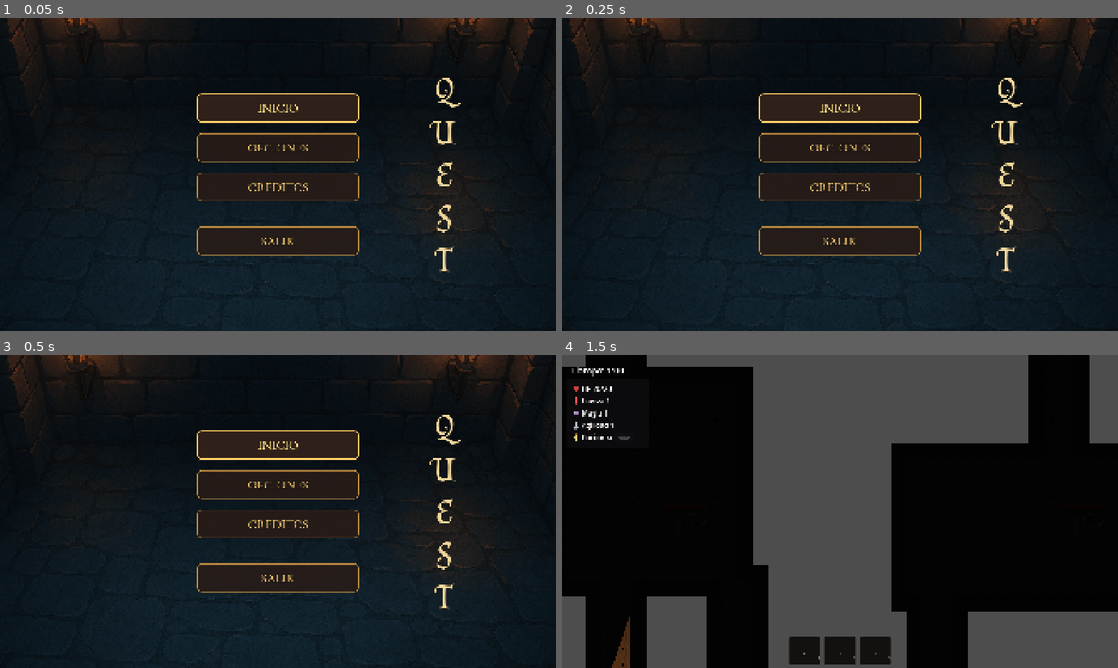
Above: before the commit, frames 1-4 (two rows, left to right).
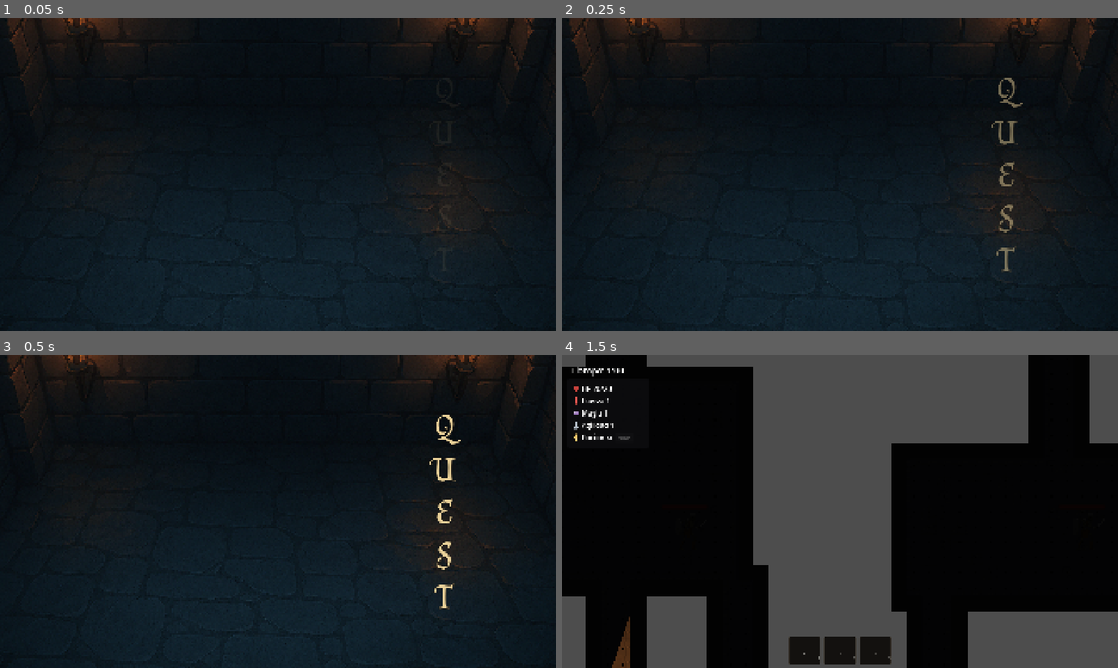
Above: after the commit, the same moments.

Repository: fedemuntaabski/Quest
Game: Godot game, scene res://scenes/MainMenu.tscn
Two runs of this game, one before a commit and one after it. Both use one fixed random seed, a clock stepped at 60 frames per second and the inputs below.
Inputs (mouse positions are in pixels of both pictures, inside the frame that each line leads up to):
- Up to frame 1 (0.05 s): no input
- Up to frame 2 (0.25 s): no input
- Up to frame 3 (0.5 s): no input
- Up to frame 4 (1.5 s): click (840, 445) at 0.5 s, where only the run before the commit has a clickable "INICIO"; click "RANURA 1 (VACIA)" at 1.25 s

The runs differ from the first frame. In frame 1, 7.9% of the frame differs, in the area x 35-83%, y 19-82%; in frame 2, 7.8%; in frame 3, 7.3%; in frame 4, nothing differs.

Commit message:
cambios a menu principal y splashscreen

Diff:
--- a/project.godot
+++ b/project.godot
@@ -14,8 +14,9 @@
 config/version="1.0"
 run/main_scene="res://scenes/MainMenu.tscn"
 config/features=PackedStringArray("4.6", "GL Compatibility")
-boot_splash/stretch_mode=0
+boot_splash/image="uid://cdg3ntj0dgxe5"
 config/icon="uid://csy67bd45j2vb"
+boot_splash/minimum_display_time=2000
 
 [autoload]
 
--- a/scenes/CardRewardUI.tscn
+++ b/scenes/CardRewardUI.tscn
@@ -52,7 +52,7 @@
 layout_mode = 2
 theme_override_colors/font_color = Color(1, 1, 1, 1)
 theme_override_font_sizes/font_size = 32
-text = "Choose a Card Reward"
+text = "Elegi tu carta"
 horizontal_alignment = 1
 vertical_alignment = 1
 
--- a/scenes/MainMenu.tscn
+++ b/scenes/MainMenu.tscn
@@ -72,6 +72,139 @@
 corner_radius_bottom_right = 16
 corner_radius_bottom_left = 16
 
+[sub_resource type="Animation" id="Animation_mipys"]
+length = 0.001
+tracks/0/type = "value"
+tracks/0/imported = false
+tracks/0/enabled = true
+tracks/0/path = NodePath("TitleCenterContainer/QuestTitle:modulate")
+tracks/0/interp = 1
+tracks/0/loop_wrap = true
+tracks/0/keys = {
+"times": PackedFloat32Array(0),
+"transitions": PackedFloat32Array(1),
+"update": 0,
+"values": [Color(1, 1, 1, 0)]
+}
+tracks/1/type = "value"
+tracks/1/imported = false
+tracks/1/enabled = true
+tracks/1/path = NodePath("CenterContainer/VBoxContainer/StartButton:modulate")
+tracks/1/interp = 1
+tracks/1/loop_wrap = true
+tracks/1/keys = {
+"times": PackedFloat32Array(0),
+"transitions": PackedFloat32Array(1),
+"update": 0,
+"values": [Color(1, 1, 1, 0)]
+}
+tracks/2/type = "value"
+tracks/2/imported = false
+tracks/2/enabled = true
+tracks/2/path = NodePath("CenterContainer/VBoxContainer/OptionsButton:modulate")
+tracks/2/interp = 1
+tracks/2/loop_wrap = true
+tracks/2/keys = {
+"times": PackedFloat32Array(0),
+"transitions": PackedFloat32Array(1),
+"update": 0,
+"values": [Color(1, 1, 1, 0)]
+}
+tracks/3/type = "value"
+tracks/3/imported = false
+tracks/3/enabled = true
+tracks/3/path = NodePath("CenterContainer/VBoxContainer/CreditsButton:modulate")
+tracks/3/interp = 1
+tracks/3/loop_wrap = true
+tracks/3/keys = {
+"times": PackedFloat32Array(0),
+"transitions": PackedFloat32Array(1),
+"update": 0,
+"values": [Color(1, 1, 1, 0)]
+}
+tracks/4/type = "value"
+tracks/4/imported = false
+tracks/4/enabled = true
+tracks/4/path = NodePath("CenterContainer/VBoxContainer/ExitMargin/ExitButton:modulate")
+tracks/4/interp = 1
+tracks/4/loop_wrap = true
+tracks/4/keys = {
+"times": PackedFloat32Array(0),
+"transitions": PackedFloat32Array(1),
+"update": 0,
+"values": [Color(1, 1, 1, 0)]
+}
+
+[sub_resource type="Animation" id="Animation_ucygd"]
+resource_name = "menu_intro"
+length = 1.6
+tracks/0/type = "value"
+tracks/0/imported = false
+tracks/0/enabled = true
+tracks/0/path = NodePath("TitleCenterContainer/QuestTitle:modulate")
+tracks/0/interp = 1
+tracks/0/loop_wrap = true
+tracks/0/keys = {
+"times": PackedFloat32Array(0, 0.5),
+"transitions": PackedFloat32Array(1, 1),
+"update": 0,
+"values": [Color(1, 1, 1, 0), Color(1, 1, 1, 1)]
+}
+tracks/1/type = "value"
+tracks/1/imported = false
+tracks/1/enabled = true
+tracks/1/path = NodePath("CenterContainer/VBoxContainer/StartButton:modulate")
+tracks/1/interp = 1
+tracks/1/loop_wrap = true
+tracks/1/keys = {
+"times": PackedFloat32Array(0.5, 0.8),
+"transitions": PackedFloat32Array(1, 1),
+"update": 0,
+"values": [Color(1, 1, 1, 0), Color(1, 1, 1, 1)]
+}
+tracks/2/type = "value"
+tracks/2/imported = false
+tracks/2/enabled = true
+tracks/2/path = NodePath("CenterContainer/VBoxContainer/OptionsButton:modulate")
+tracks/2/interp = 1
+tracks/2/loop_wrap = true
+tracks/2/keys = {
+"times": PackedFloat32Array(0.7, 1),
+"transitions": PackedFloat32Array(1, 1),
+"update": 0,
+"values": [Color(1, 1, 1, 0), Color(1, 1, 1, 1)]
+}
+tracks/3/type = "value"
+tracks/3/imported = false
+tracks/3/enabled = true
+tracks/3/path = NodePath("CenterContainer/VBoxContainer/CreditsButton:modulate")
+tracks/3/interp = 1
+tracks/3/loop_wrap = true
+tracks/3/keys = {
+"times": PackedFloat32Array(0.9, 1.2),
+"transitions": PackedFloat32Array(1, 1),
+"update": 0,
+"values": [Color(1, 1, 1, 0), Color(1, 1, 1, 1)]
+}
+tracks/4/type = "value"
+tracks/4/imported = false
+tracks/4/enabled = true
+tracks/4/path = NodePath("CenterContainer/VBoxContainer/ExitMargin/ExitButton:modulate")
+tracks/4/interp = 1
+tracks/4/loop_wrap = true
+tracks/4/keys = {
+"times": PackedFloat32Array(1.1, 1.4),
+"transitions": PackedFloat32Array(1, 1),
+"update": 0,
+"values": [Color(1, 1, 1, 0), Color(1, 1, 1, 1)]
+}
+
+[sub_resource type="AnimationLibrary" id="AnimationLibrary_mipys"]
+_data = {
+&"RESET": SubResource("Animation_mipys"),
+&"menu_intro": SubResource("Animation_ucygd")
+}
+
 [node name="MainMenu" type="Control" unique_id=1171593547]
 layout_mode = 3
 anchors_preset = 15
@@ -88,7 +221,8 @@
 stream = ExtResource("6_hover_audio")
 
 [node name="Background" type="TextureRect" parent="." unique_id=1879178658]
-layout_mode = 0
+layout_mode = 1
+anchors_preset = 15
 anchor_right = 1.0
 anchor_bottom = 1.0
 grow_horizontal = 2
@@ -110,6 +244,7 @@
 mouse_filter = 2
 
 [node name="QuestTitle" type="Label" parent="TitleCenterContainer" unique_id=1234096399]
+modulate = Color(1, 1, 1, 0)
 custom_minimum_size = Vector2(0, 130)
 layout_mode = 2
 theme_override_colors/font_color = Color(0.95, 0.85, 0.62, 1)
@@ -124,9 +259,15 @@
 
 [node name="CenterContainer" type="CenterContainer" parent="." unique_id=1150768970]
 layout_mode = 1
-anchors_preset = 15
-anchor_right = 1.0
-anchor_bottom = 1.0
+anchors_preset = 8
+anchor_left = 0.5
+anchor_top = 0.5
+anchor_right = 0.5
+anchor_bottom = 0.5
+offset_left = -280.0
+offset_top = -280.0
+offset_right = 280.0
+offset_bottom = 280.0
 grow_horizontal = 2
 grow_vertical = 2
 
@@ -137,6 +278,7 @@
 alignment = 1
 
 [node name="StartButton" type="Button" parent="CenterContainer/VBoxContainer" unique_id=696586805]
+modulate = Color(1, 1, 1, 0)
 custom_minimum_size = Vector2(400, 100)
 layout_mode = 2
 theme_override_colors/font_color = Color(0.95, 0.78, 0.42, 1)
@@ -154,6 +296,7 @@
 text = "INICIO"
 
 [node name="OptionsButton" type="Button" parent="CenterContainer/VBoxContainer" unique_id=1997410201]
+modulate = Color(1, 1, 1, 0)
 custom_minimum_size = Vector2(400, 100)
 layout_mode = 2
 theme_override_colors/font_color = Color(0.95, 0.78, 0.42, 1)
@@ -171,6 +314,7 @@
 text = "OPCIONES"
 
 [node name="CreditsButton" type="Button" parent="CenterContainer/VBoxContainer" unique_id=1342937924]
+modulate = Color(1, 1, 1, 0)
 custom_minimum_size = Vector2(400, 100)
 layout_mode = 2
 theme_override_colors/font_color = Color(0.95, 0.78, 0.42, 1)
@@ -193,6 +337,7 @@
 theme_override_constants/margin_top = 50
 
 [node name="ExitButton" type="Button" parent="CenterContainer/VBoxContainer/ExitMargin" unique_id=1563294491]
+modulate = Color(1, 1, 1, 0)
 custom_minimum_size = Vector2(400, 100)
 layout_mode = 2
 theme_override_colors/font_color = Color(0.95, 0.78, 0.42, 1)
@@ -215,6 +360,9 @@
 click_player_path = NodePath("../click")
 hover_player_path = NodePath("../hover")
 
+[node name="AnimationPlayer" type="AnimationPlayer" parent="." unique_id=1784253450]
+libraries/ = SubResource("AnimationLibrary_mipys")
+
 [connection signal="pressed" from="CenterContainer/VBoxContainer/StartButton" to="." method="on_start_button_pressed"]
 [connection signal="pressed" from="CenterContainer/VBoxContainer/OptionsButton" to="." method="_on_options_button_pressed"]
 [connection signal="pressed" from="CenterContainer/VBoxContainer/CreditsButton" to="." method="_on_credits_button_pressed"]
--- a/scripts/ui/menus/MainMenu.gd
+++ b/scripts/ui/menus/MainMenu.gd
@@ -17,6 +17,7 @@
 
 
 func _ready() -> void:
+	$AnimationPlayer.play("menu_intro")
 	_setup_content_scaling()
 	_connect_signals()
 
Binary file added: bazingastudio.png
